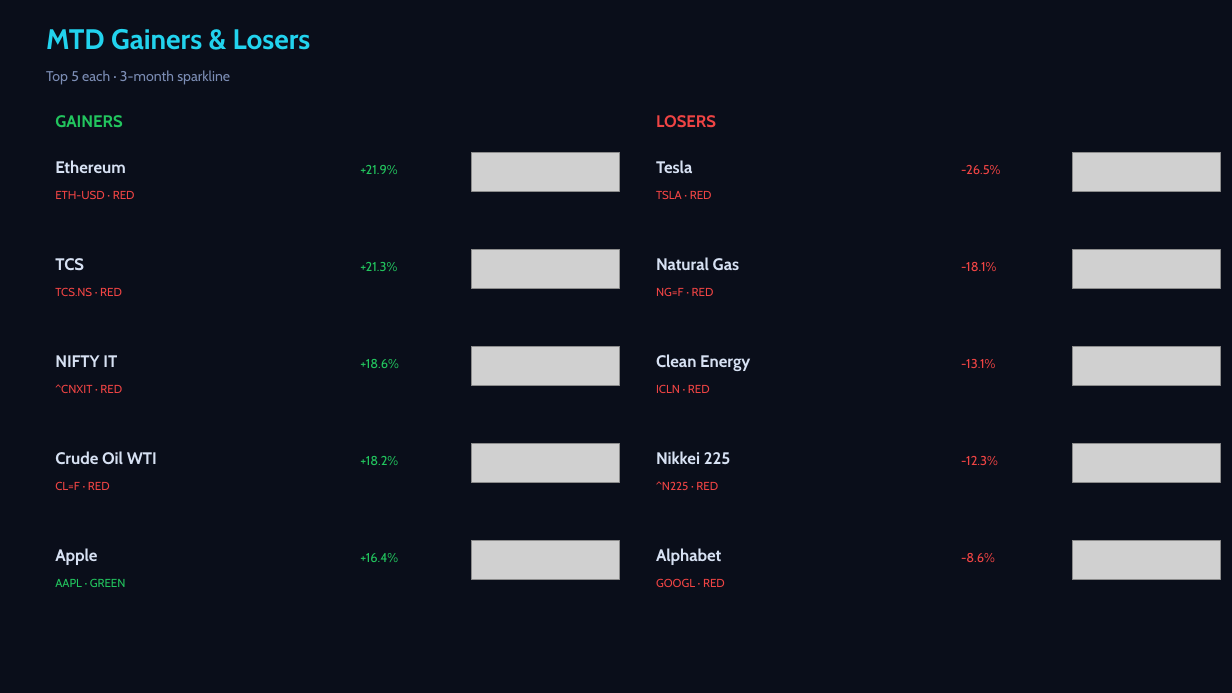
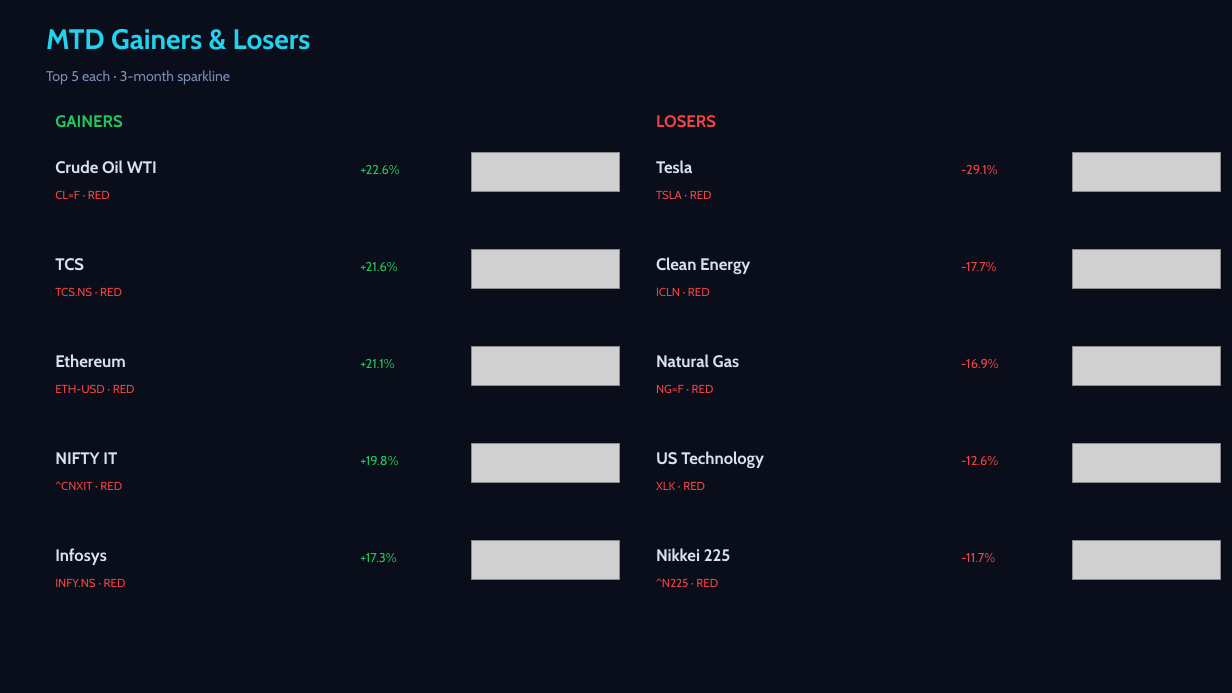
Before and after one commit to Pravkum23/pmr-terminal, a slide deck: slide 2 of docs/pmr_daily.pptx. Drawn at 1232x693 pixels with LibreOffice and Linux fonts; fonts in the diff are those of the drawing; grey boxes stand for pictures. Boxes give left, top, right and bottom in pixels: in the first picture for what was removed or moved away, otherwise in the second. Text is boxed around its words. In the diff, an @@ line names an element or a change of style, - is before the commit and + after.

```diff
--- a/docs/pmr_daily.pptx
+++ b/docs/pmr_daily.pptx
@@ text at bbox=[55, 160, 157, 174]: text changed @@
-Ethereum
+Crude Oil WTI
@@ text at bbox=[360, 165, 399, 174]: text changed @@
-+21.9%
++22.6%
@@ text at bbox=[961, 165, 998, 174]: text changed @@
--26.5%
+-29.1%
@@ text at bbox=[55, 190, 110, 199]: text changed @@
-ETH-USD · RED
+CL=F · RED
@@ text at bbox=[360, 262, 397, 271]: text changed @@
-+21.3%
++21.6%
@@ text "Clean Energy": place and size @@
-text "Clean Energy" at bbox=[656, 354, 750, 371]
+text "Clean Energy" at bbox=[656, 257, 750, 274]
@@ text at bbox=[961, 262, 997, 271]: text changed @@
--18.1%
+-17.7%
@@ text at bbox=[656, 287, 710, 296]: text changed @@
-NG=F · RED
+ICLN · RED
@@ text added at bbox=[55, 354, 125, 367], 13 pt, text #D7E1F3, bold @@
+Ethereum
@@ text at bbox=[360, 359, 394, 368]: text changed @@
-+18.6%
++21.1%
@@ text at bbox=[961, 359, 999, 368]: text changed @@
--13.1%
+-16.9%
@@ text at bbox=[55, 384, 135, 393]: text changed @@
-^CNXIT · RED
+ETH-USD · RED
@@ text at bbox=[656, 384, 714, 393]: text changed @@
-ICLN · RED
+NG=F · RED
@@ text removed at bbox=[55, 451, 157, 465] @@
-Crude Oil WTI
@@ text at bbox=[360, 456, 398, 465]: text changed @@
-+18.2%
++19.8%
@@ text added at bbox=[656, 451, 764, 468], 13 pt, text #D7E1F3, bold @@
+US Technology
@@ text at bbox=[961, 456, 998, 465]: text changed @@
--12.3%
+-12.6%
@@ text at bbox=[55, 481, 122, 490]: text changed @@
-CL=F · RED
+^CNXIT · RED
@@ text at bbox=[656, 482, 705, 490]: text changed @@
-^N225 · RED
+XLK · RED
@@ text at bbox=[55, 548, 107, 565]: text changed @@
-Apple
+Infosys
@@ text at bbox=[360, 553, 396, 562]: text changed @@
-+16.4%
++17.3%
@@ 3 texts: place and size @@
-3 texts at bbox=[55, 257, 739, 464]
+3 texts at bbox=[55, 354, 739, 561]
@@ text removed at bbox=[656, 548, 721, 565] @@
-Alphabet
@@ text at bbox=[961, 553, 995, 562]: text changed @@
--8.6%
+-11.7%
@@ text at bbox=[55, 578, 126, 587]: text changed; text colour #22C55E to #EF4444 @@
-AAPL · GREEN
+INFY.NS · RED
@@ text at bbox=[656, 578, 718, 587]: text changed @@
-GOOGL · RED
+^N225 · RED
```
Also in this commit, not shown: 3 other slides changed, 2 other files.
